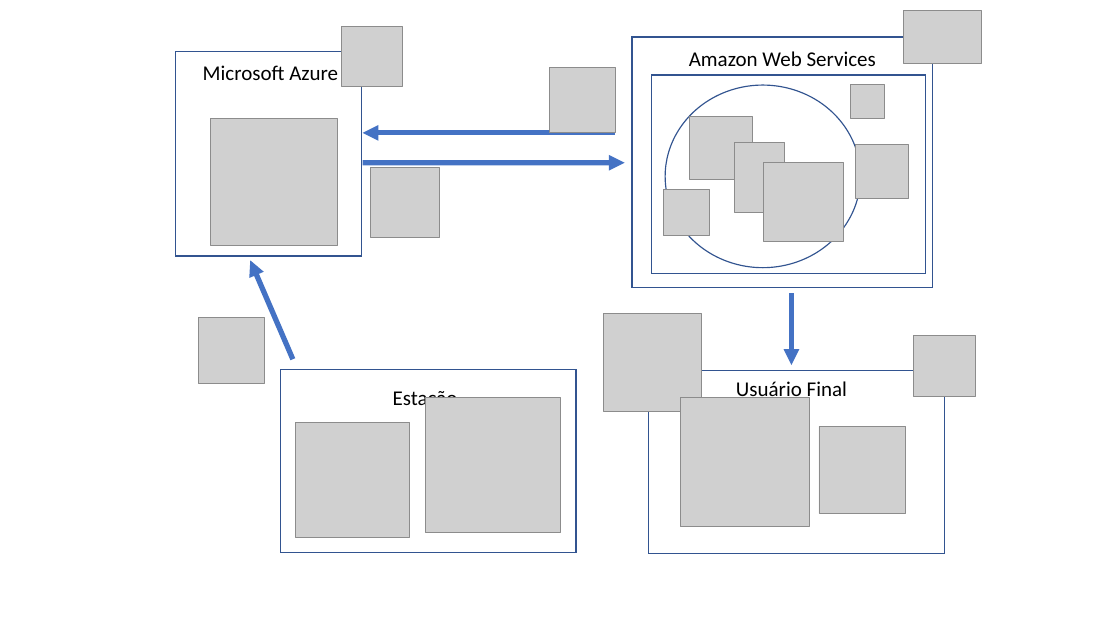
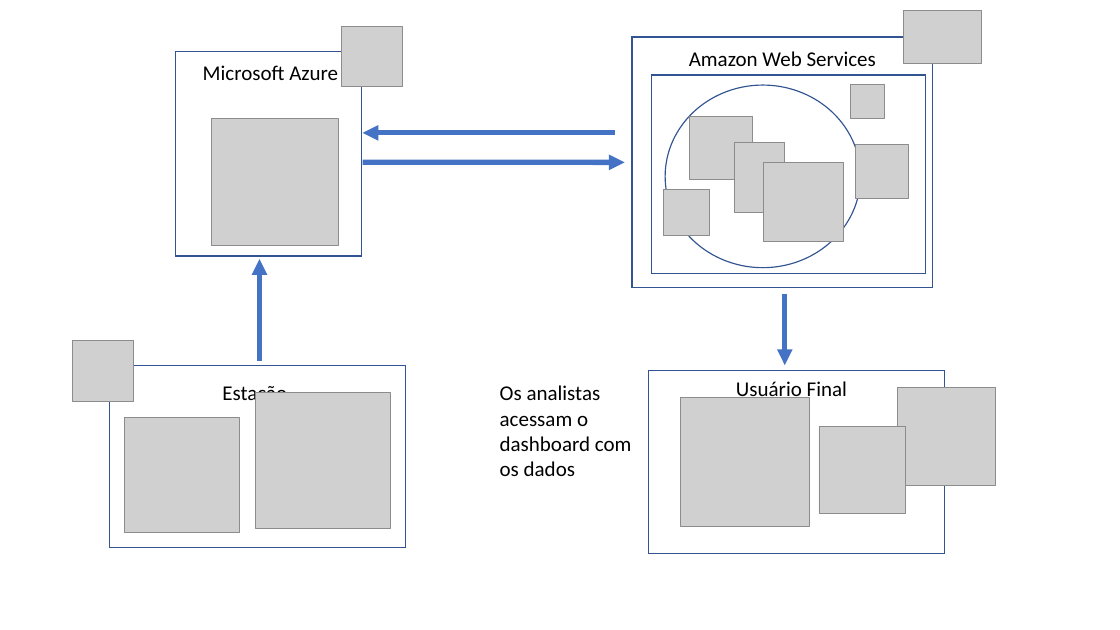
Before and after one commit to BandTec/moveplus, a slide deck: slide 1 of docs/lld.pptx. Drawn at 1120x630 pixels with LibreOffice and Linux fonts; fonts in the diff are those of the drawing; grey boxes stand for pictures. Boxes give left, top, right and bottom in pixels: in the first picture for what was removed or moved away, otherwise in the second. Text is boxed around its words. In the diff, an @@ line names an element or a change of style, - is before the commit and + after.

Commit message:
Organização na exibição dos dados na console

```diff
--- a/docs/lld.pptx
+++ b/docs/lld.pptx
@@ picture removed at (549,67,615,133) @@
@@ picture removed at (371,168,440,238) @@
@@ arrow moved from (293, 360) - (250, 260) to (260, 361) - (260, 260) @@
@@ arrow moved from (791, 293) - (791, 365) to (785, 293) - (785, 365) @@
@@ picture removed at (198,318,264,383) @@
@@ picture: place and size @@
-picture at (914,335,975,397)
+picture at (72,340,134,402)
@@ 2 pictures, 1 text, 1 rectangle: place and size @@
-2 pictures, 1 text, 1 rectangle at (281,370,576,552)
+2 pictures, 1 text, 1 rectangle at (110,365,406,548)
@@ text added at (500,385,632,476), 18 pt, text #000000 @@
+Os analistas acessam o dashboard com os dados
@@ picture: place and size @@
-picture at (604,313,702,412)
+picture at (897,387,996,486)
```
Also in this commit, not shown: 1 slide added, 4 other files.
